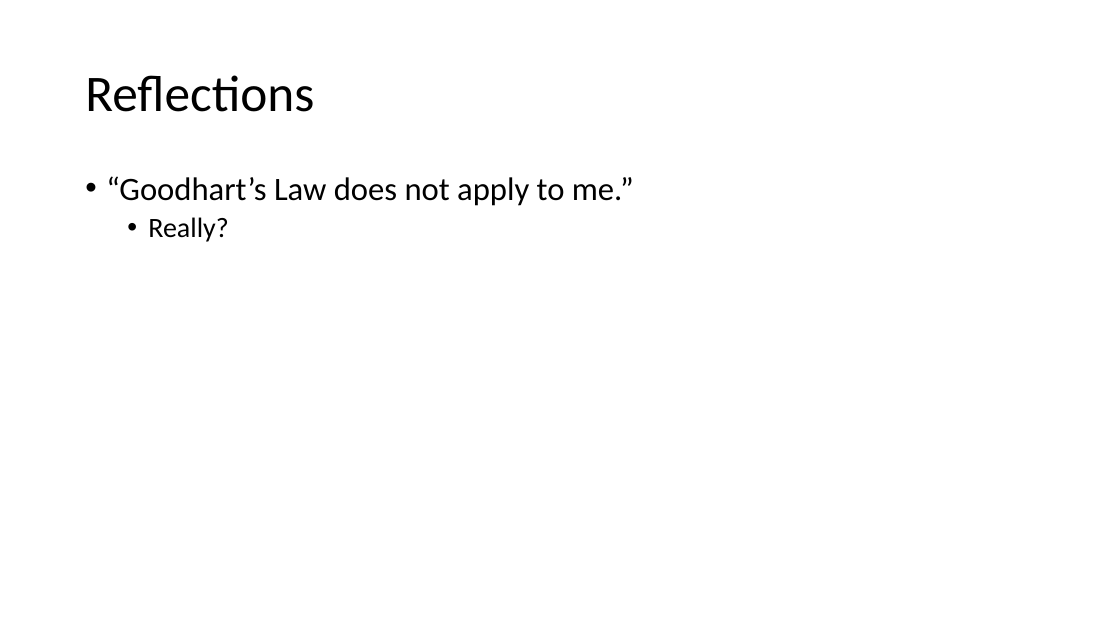
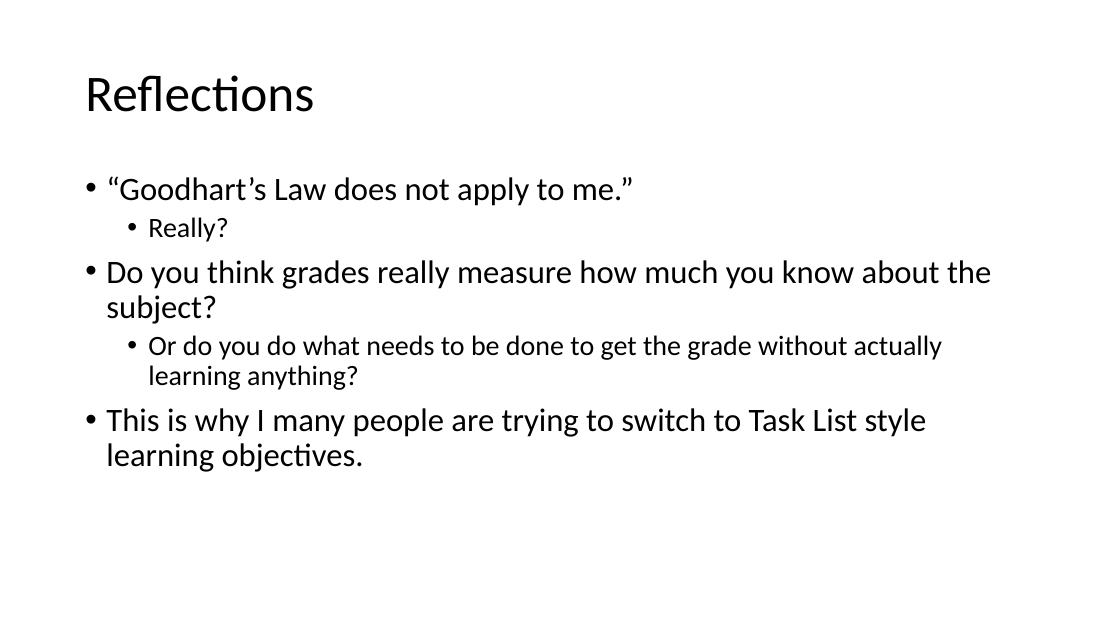
Before and after one commit to parke2023059/docpacs2223, a slide deck: slide 5 of docpac_03160922/Weekly Review.pptx (slide 4 before the commit). Drawn at 1120x630 pixels with LibreOffice and Linux fonts; fonts in the diff are those of the drawing. Boxes give left, top, right and bottom in pixels: in the first picture for what was removed or moved away, otherwise in the second. Text is boxed around its words. In the diff, an @@ line names an element or a change of style, - is before the commit and + after.

```diff
--- a/docpac_03160922/Weekly Review.pptx
+++ b/docpac_03160922/Weekly Review.pptx
@@ text at [106,260,991,472]: paragraphs added @@
+• Do you think grades really measure how much you know about the subject?
+  • Or do you do what needs to be done to get the grade without actually learning anything?
+• This is why I many people are trying to switch to Task List style learning objectives.
```
Also in this commit, not shown: 1 slide added.
